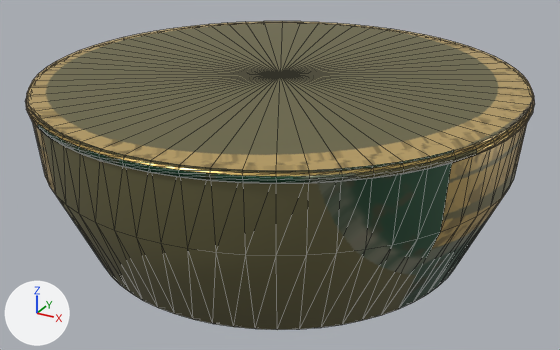
Before and after pictures for a commit that changed the glTF model assets/robots/colossus_shell.glb.
Both versions are drawn from a camera (50 mm lens) standing at (2.99, -3.44, 1.82) and looking at (-0.01, 2.01, -0.91). Arrows for +X, +Y and +Z are at lower left; the lights stay in place. The picture after the commit comes second. Mesh edges are drawn as thin lines. Vertices at exactly the same position are counted once.

The first picture shows 'colossus_shell'.
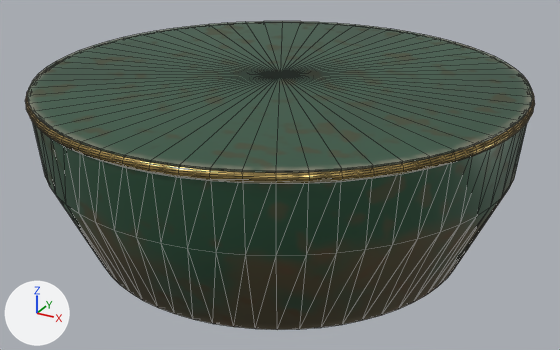
Scene script edits in JSON lines:
```json
{"block": "me_colossus_shell", "where": "# used by ob_colossus_shell; location = (0.0, 0.0, 0.0)"}
{"op": "remove", "block": "me_colossus_shell", "code": "me_colossus_shell.from_pydata(...)  # 1026 vertices, 2048 faces; spans x -2.02..2.02, y -0.02..4.02, z -1.9..0.0"}
{"op": "add", "block": "me_colossus_shell", "code": "me_colossus_shell.from_pydata(...)  # 1282 vertices, 2560 faces; spans x -2.02..2.02, y -0.02..4.02, z -1.9..0.0"}
{"block": "me_colossus_shell", "change": "me_colossus_shell part 1: 16 vertices moved within x -1.55..1.55, y 0.45..3.55, z -0.08..-0.02; 240 vertices removed from x -2.0..2.0, y 0.0..4.0, z -0.08..-0.02; 496 vertices added at x -2.01..2.01, y -0.01..4.01, z -0.09..-0.01"}
{"block": "me_colossus_shell", "change": "me_colossus_shell part 2: 1040 kept faces spanning x -2.02..2.02, y -0.02..4.02, z -1.9..0.0 get new texture (UV) coordinates"}
```

What differs and where, as boxes (x1, y1, x2, y2) in the pictures (560 x 350 px; the box of a moved part takes in the faces that stretch with it):
```json
{"part": 1, "of": "me_colossus_shell", "change": "moved or reshaped", "before": [26, 91, 535, 184], "after": [25, 91, 535, 184]}
{"part": 2, "of": "me_colossus_shell", "change": "surface changed", "before": [25, 21, 535, 327], "after": [25, 21, 535, 327]}
```
